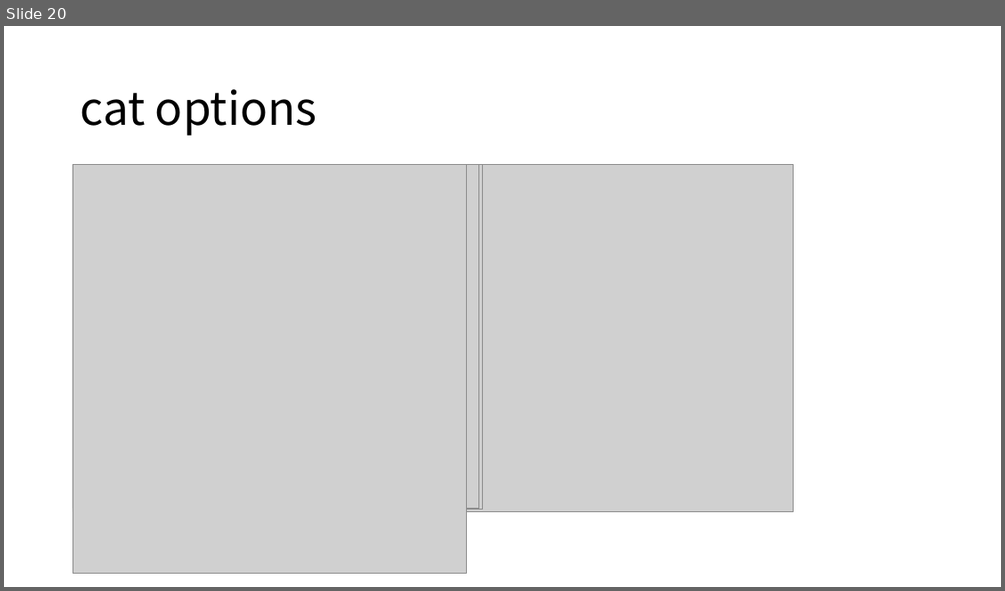
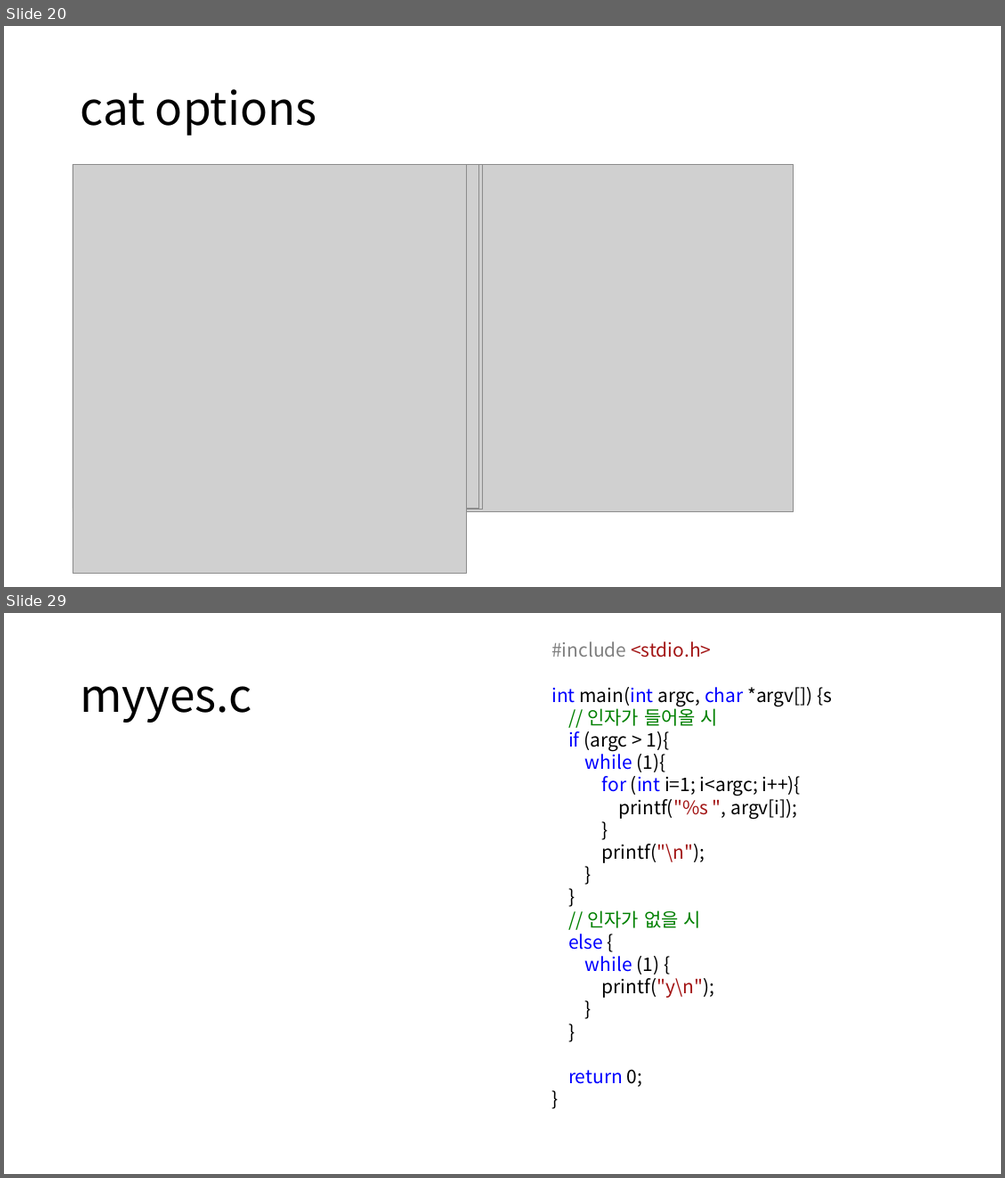
Before and after one commit to alscjf1329/SysP_3-1, a slide deck: Sys_final/SysP 기말.pptx. Shown one above the other, each under a label of ours: slide 20 before the commit, slides 20 and 29 after it; the slides between them are not shown. The pictures are 1005x591 and 1005x1178 pixels, drawn with LibreOffice and Linux fonts; fonts in the diff are those of the drawing; grey boxes stand for pictures. Boxes give left, top, right and bottom in pixels: in the first picture for what was removed or moved away, otherwise in the second. Text is boxed around its words. In the diff, an @@ line names an element or a change of style, - is before the commit and + after.

```diff
--- a/Sys_final/SysP 기말.pptx
+++ b/Sys_final/SysP 기말.pptx
@@ slide 29 added at (4, 613, 1001, 1174), background #FFFFFF @@
@@ text added at (551, 641, 832, 1086), 18 pt, text #000000 @@
+#include <stdio.h>
+int main(int argc, char *argv[]) {s
+// 인자가 들어올 시
+if (argc > 1){
+while (1){
+for (int i=1; i<argc; i++){
+printf("%s ", argv[i]);
+}
+printf("\n");
+}
+}
+// 인자가 없을 시
+else {
+while (1) {
+printf("y\n");
+}
+}
+return 0;
+}
@@ title added at (80, 686, 251, 722), 44 pt, text #000000 @@
+myyes.c
```
Also in this commit, not shown: 3 slides changed, 20 other slides added, 6 other files.
